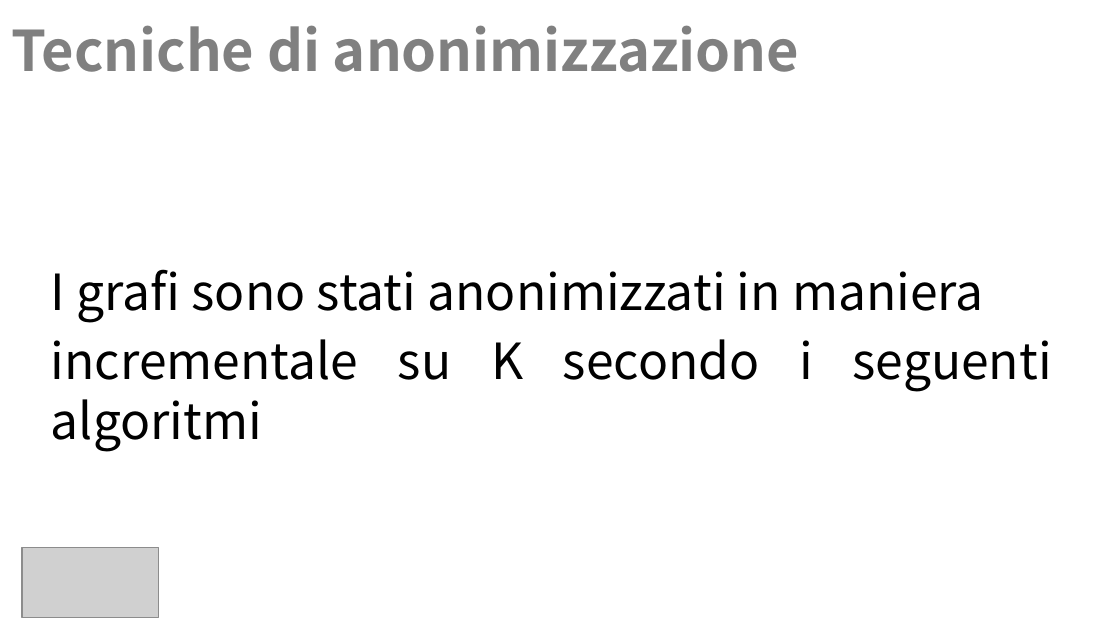
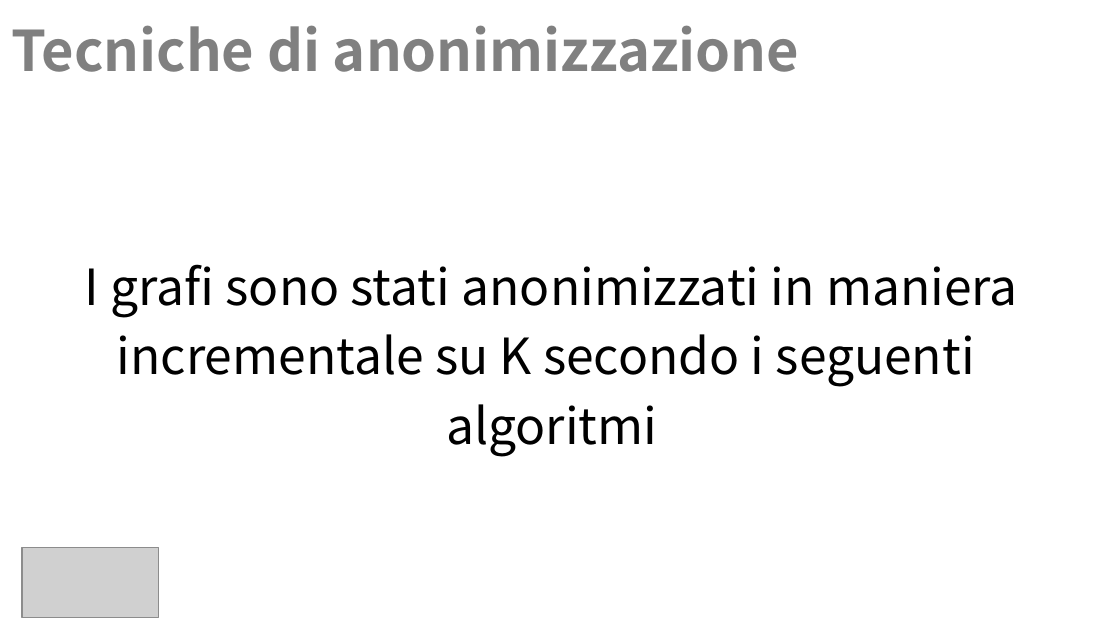
Before and after one commit to Navypowder/DP-P-project, a slide deck: slide 5 of Presentation/Towards_Identity_Anonymization_on_graph(K-degree anonymization).pptx. Drawn at 1120x630 pixels with LibreOffice and Linux fonts; fonts in the diff are those of the drawing; grey boxes stand for pictures; background and template pictures are left out. Boxes give left, top, right and bottom in pixels: in the first picture for what was removed or moved away, otherwise in the second. Text is boxed around its words. In the diff, an @@ line names an element or a change of style, - is before the commit and + after.

```diff
--- a/Presentation/Towards_Identity_Anonymization_on_graph(K-degree anonymization).pptx
+++ b/Presentation/Towards_Identity_Anonymization_on_graph(K-degree anonymization).pptx
@@ text at [85,264,1018,317]: alignment justified to centre @@
@@ text at [117,334,975,457]: text changed @@
-incrementale su K secondo i seguenti algoritmi
+incrementale su K secondo i seguenti
+algoritmi
```
Also in this commit, not shown: 9 other slides changed.
